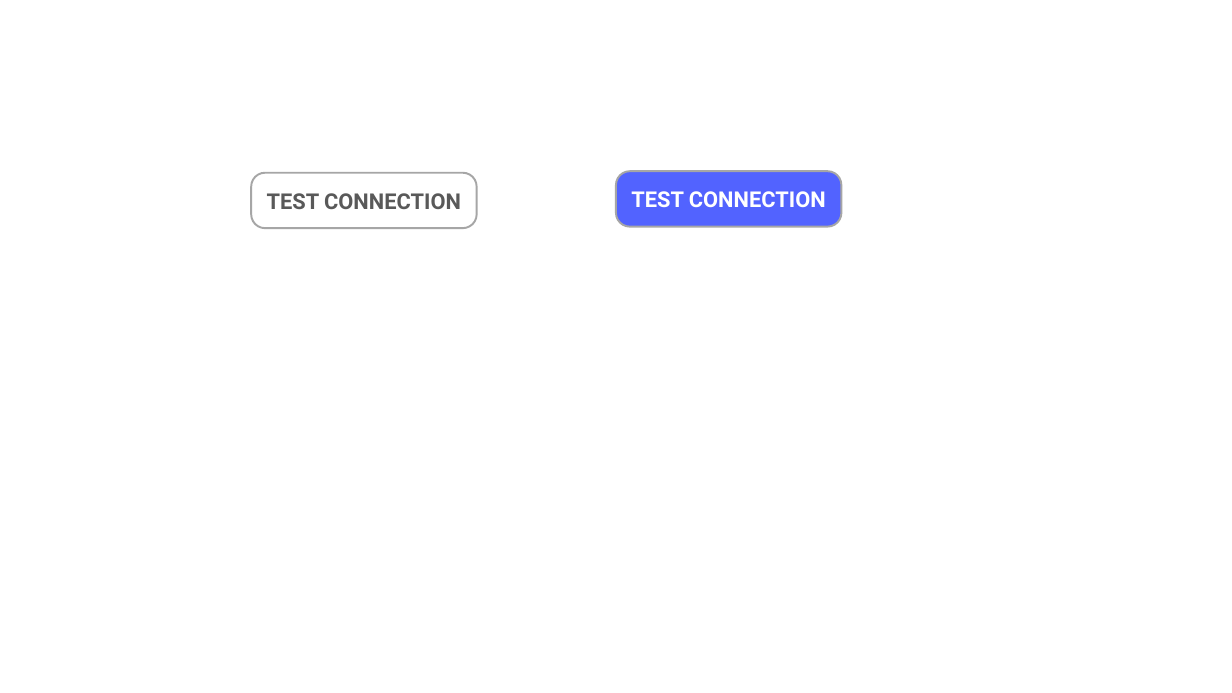
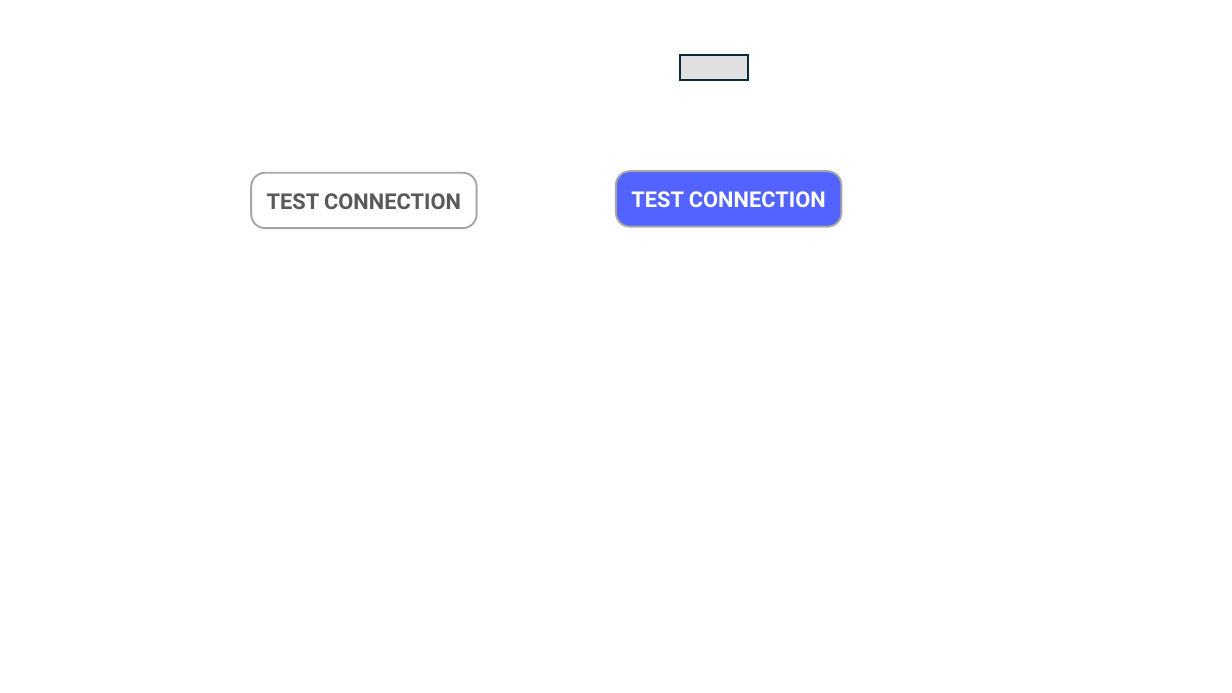
Before and after one commit to llcuong/IPQC, a slide deck: slide 10 of temp/safd.pptm. Drawn at 1232x693 pixels with LibreOffice and Linux fonts; fonts in the diff are those of the drawing. Boxes give left, top, right and bottom in pixels: in the first picture for what was removed or moved away, otherwise in the second. Text is boxed around its words. In the diff, an @@ line names an element or a change of style, - is before the commit and + after.

```diff
--- a/temp/safd.pptm
+++ b/temp/safd.pptm
@@ rectangle added at (680, 55, 748, 79), fill #E0E0E0, outline #092A39 1.5 pt @@
```
Also in this commit, not shown: 2 other files.
